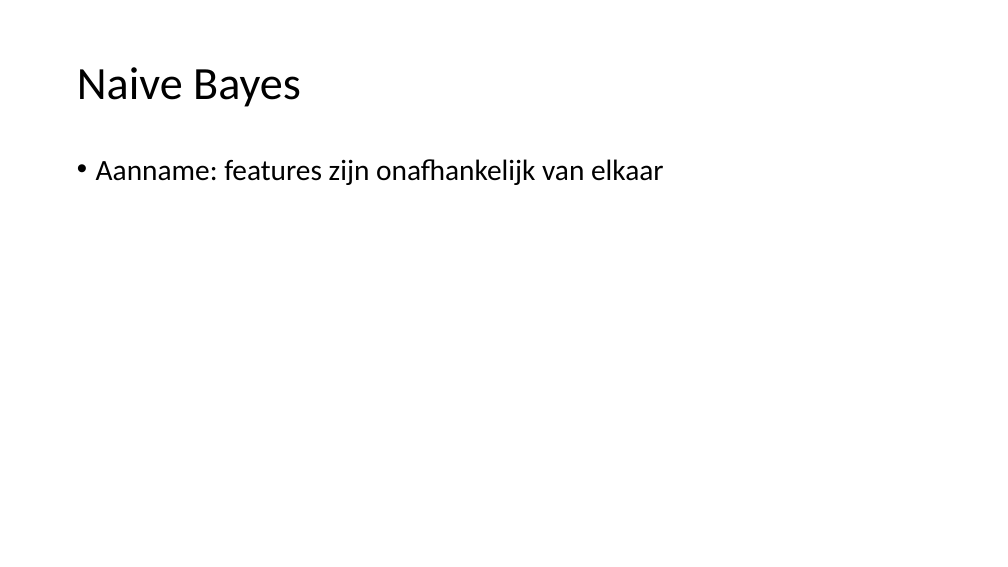
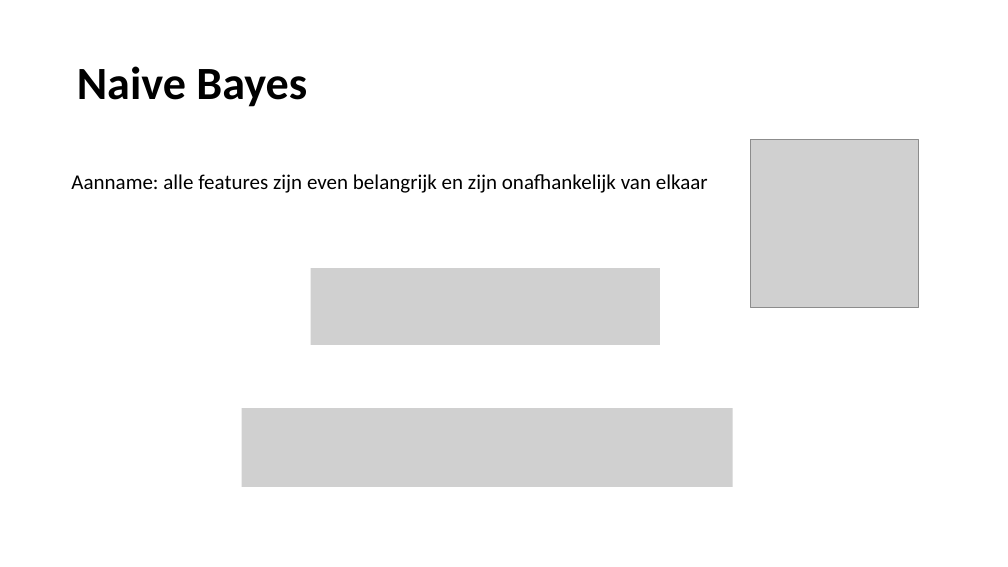
Before and after one commit to hanze-hbo-ict/Machine-Learning, a slide deck: slide 5 of Keynote/6.andere-modellen.pptx (slide 4 before the commit). Drawn at 1008x567 pixels with LibreOffice and Linux fonts; fonts in the diff are those of the drawing; grey boxes stand for pictures. Boxes give left, top, right and bottom in pixels: in the first picture for what was removed or moved away, otherwise in the second. Text is boxed around its words. In the diff, an @@ line names an element or a change of style, - is before the commit and + after.

```diff
--- a/Keynote/6.andere-modellen.pptx
+++ b/Keynote/6.andere-modellen.pptx
@@ title "Naive Bayes" at (77, 66, 307, 107): bold on @@
@@ picture added at (751, 140, 919, 308) @@
@@ text added at (71, 174, 708, 193), 20 pt, text #000000 @@
+Aanname: alle features zijn even belangrijk en zijn onafhankelijk van elkaar
@@ text removed at (96, 159, 664, 185) @@
-• Aanname: features zijn onafhankelijk van elkaar
@@ picture added at (311, 268, 660, 346) @@
@@ picture added at (242, 408, 734, 487) @@
```
Also in this commit, not shown: 7 other slides changed, 37 slides added, 2 slides removed, 4 other files.
